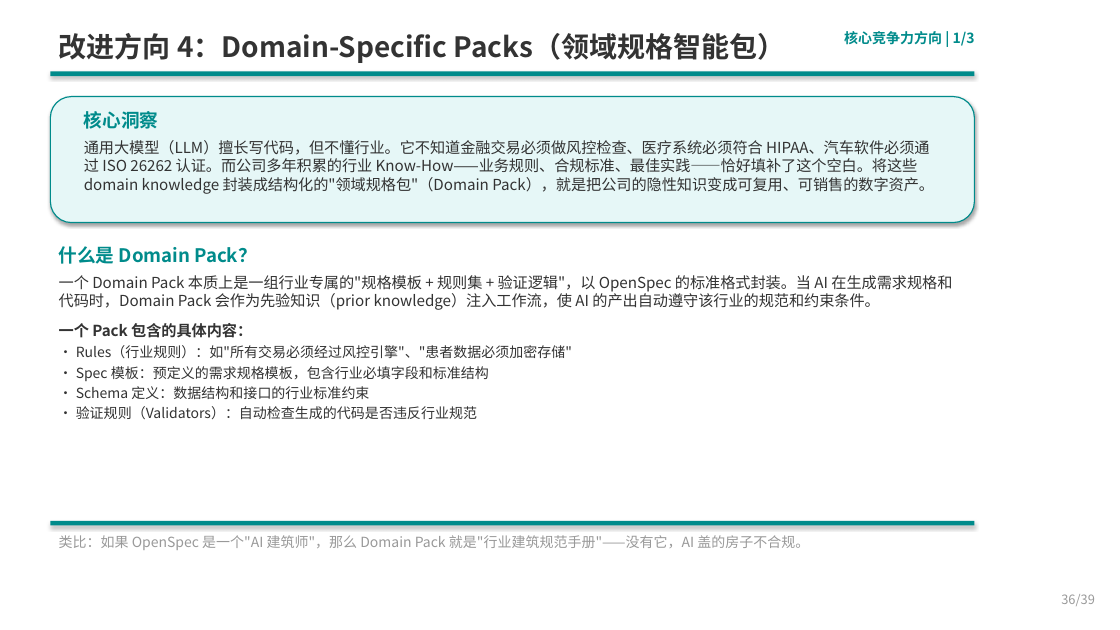
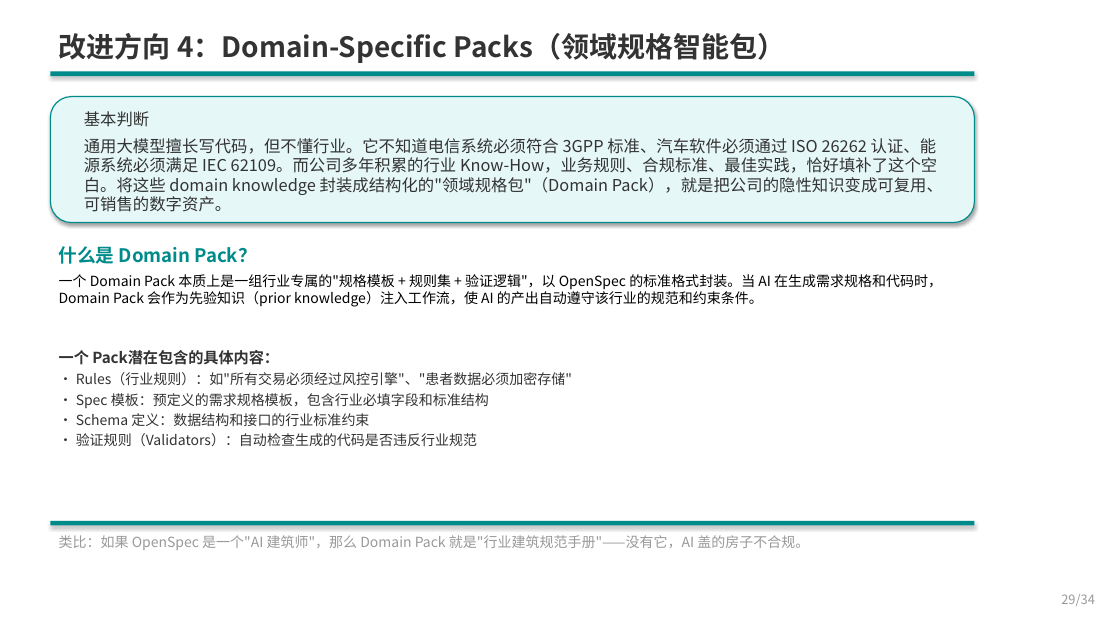
Before and after one commit to ZhifeiDou/OpenSpec_Modify, a slide deck: slide 35 of OpenSpec_技术研究汇报.pptx (slide 32 before the commit). Drawn at 1120x630 pixels with LibreOffice and Linux fonts; fonts in the diff are those of the drawing. Boxes give left, top, right and bottom in pixels: in the first picture for what was removed or moved away, otherwise in the second. Text is boxed around its words. In the diff, an @@ line names an element or a change of style, - is before the commit and + after.

```diff
--- a/OpenSpec_技术研究汇报.pptx
+++ b/OpenSpec_技术研究汇报.pptx
@@ text removed at [844,31,975,46] @@
-核心竞争力方向 | 1/3
@@ text at [84,111,943,212]: text changed; size 13 to 14 pt @@
-核心洞察
-通用大模型（LLM）擅长写代码，但不懂行业。它不知道金融交易必须做风控检查、医疗系统必须符合 HIPAA、汽车软件必须通过 ISO 26262 认证。而公司多年积累的行业 Know-How——业务规则、合规标准、最佳实践——恰好填补了这个空白。将这些 domain knowledge 封装成结构化的"领域规格包"（Domain Pack），就是把公司的隐性知识变成可复用、可销售的数字资产。
+基本判断
+通用大模型擅长写代码，但不懂行业。它不知道电信系统必须符合 3GPP 标准、汽车软件必须通过 ISO 26262 认证、能源系统必须满足 IEC 62109。而公司多年积累的行业 Know-How，业务规则、合规标准、最佳实践，恰好填补了这个空白。将这些 domain knowledge 封装成结构化的"领域规格包"（Domain Pack），就是把公司的隐性知识变成可复用、可销售的数字资产。
@@ text at [59,274,942,307]: size 13 to 12 pt, text colour #333333 to #000000 in "一个 Domain Pack 本质上是一组行业专属的"规格模板 + 规则集 + ..." @@
@@ text at [59,350,279,365]: text changed @@
-一个 Pack 包含的具体内容：
+一个 Pack潜在包含的具体内容：
@@ text at [1061,594,1095,606]: text changed @@
-36/39
+29/34
```
Also in this commit, not shown: 23 other slides changed, 13 slides added, 11 slides removed.
